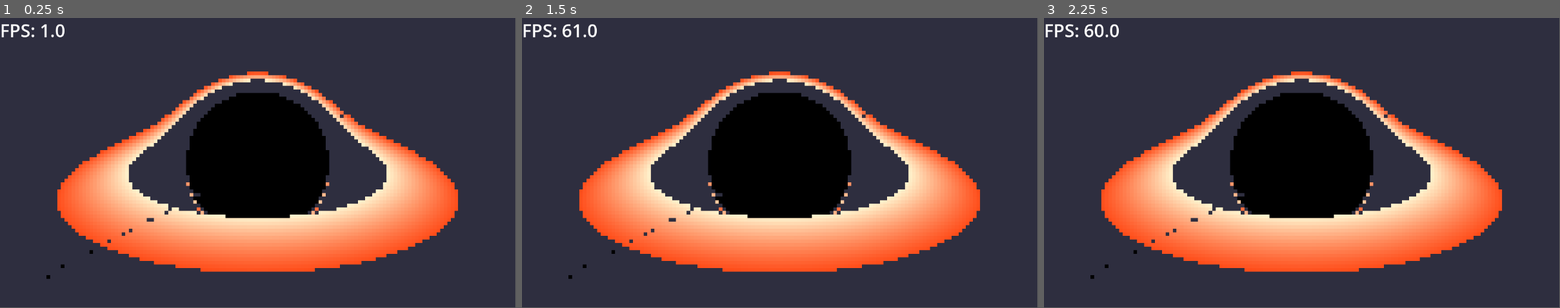
Above: before the commit, frames 1-3 (left to right).
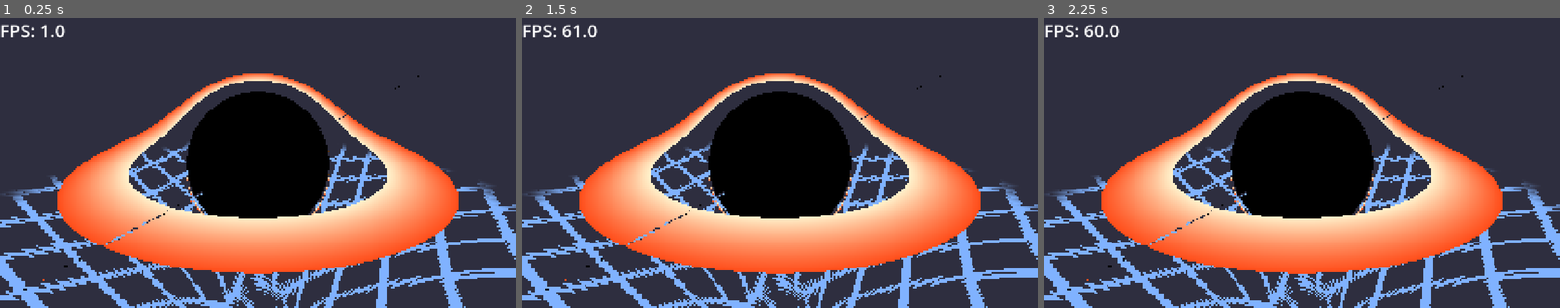
Above: after the commit, the same moments.

Repository: PixelSaver/black-pixhole
Game: Godot game, scene res://scriptsnscenes/main/main.tscn
The game is run twice, just before and just after one commit, with the same random seed, the same clock (stepped at 60 frames per second) and the same inputs.
Inputs (mouse positions are in pixels of both pictures, inside the frame that each line leads up to):
- Up to frame 1 (0.25 s): no input
- Up to frame 2 (1.5 s): tap Enter at 0.5 s; move the mouse to (893, 148) at 0.52 s; click (893, 148) at 0.67 s; move the mouse to (676, 177) at 1.27 s; click (676, 177) at 1.42 s
- Up to frame 3 (2.25 s): tap Space at 2 s; move the mouse to (1353, 99) at 2.02 s; click (1353, 99) at 2.17 s
In our replay, the window is 799x449 before the commit and 800x450 after it. These sizes can differ from the game's own. Grey fills any space a smaller window leaves; there, only what the larger window draws over its background counts as a difference.

The runs differ from the first frame. In frame 1, 10% of the frame differs, in the area x 0-100%, y 2-100%; in frame 2, 10%; in frame 3, 10%.

Commit message:
Added screenshot and fixed scaling for website

Diff:
--- a/project.godot
+++ b/project.godot
@@ -19,6 +19,10 @@
 
 Global="*res://scriptsnscenes/global.gd"
 
+[display]
+
+window/stretch/mode="canvas_items"
+
 [editor_plugins]
 
 enabled=PackedStringArray("res://addons/godot_super-wakatime/plugin.cfg")
--- a/scriptsnscenes/hole_3d_attempt2/3drk_4_att_2.tscn
+++ b/scriptsnscenes/hole_3d_attempt2/3drk_4_att_2.tscn
@@ -55,9 +55,9 @@
 shader_parameter/disc_thickness = 1000.0
 shader_parameter/star_color = Color(1, 1, 0.7294118, 1)
 shader_parameter/star_brightness = 1.0
-shader_parameter/star_density = 0.07
+shader_parameter/star_density = 0.055
 shader_parameter/star_size_scale = 0.012
-shader_parameter/show_grid = false
+shader_parameter/show_grid = true
 shader_parameter/grid_color = Color(0.5, 0.7, 1, 1)
 shader_parameter/grid_spacing = 10.0
 shader_parameter/grid_line_thickness = 0.8
@@ -65,11 +65,11 @@
 shader_parameter/grid_range = 60.0
 shader_parameter/grid_warp_offset = 50.84
 shader_parameter/bigstar_center = Vector3(59.6, 6.78, -58.72)
-shader_parameter/bigstar_radius = 15.955
+shader_parameter/bigstar_radius = 16.37
 shader_parameter/bigstar_emission = Color(0.3520907, 0.20642206, 0.054649144, 1)
-shader_parameter/bigstar_surface_brightness = 2.6
+shader_parameter/bigstar_surface_brightness = 2.675
 shader_parameter/bigstar_halo = 1.245
-shader_parameter/viewport_size = Vector2(144, 81)
+shader_parameter/viewport_size = Vector2(288, 162)
 
 [node name="3DRK4_Att2" type="Control" node_paths=PackedStringArray("pause")]
 process_mode = 1
@@ -92,12 +92,12 @@
 grow_horizontal = 2
 grow_vertical = 2
 stretch = true
-stretch_shrink = 8
+stretch_shrink = 4
 
 [node name="SubViewport" type="SubViewport" parent="SubViewportContainer"]
 disable_3d = true
 handle_input_locally = false
-size = Vector2i(144, 81)
+size = Vector2i(288, 162)
 render_target_update_mode = 4
 
 [node name="ShaderRect" type="ColorRect" parent="SubViewportContainer/SubViewport"]
Binary file added: media/img1.png
